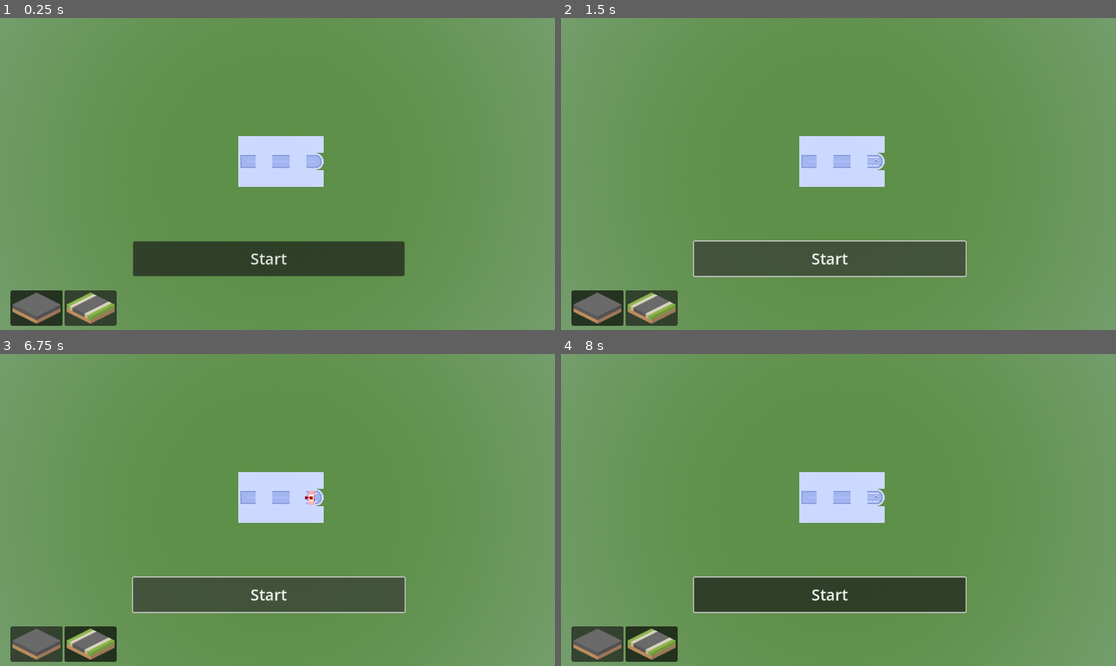
Above: before the commit, frames 1-4 (two rows, left to right).
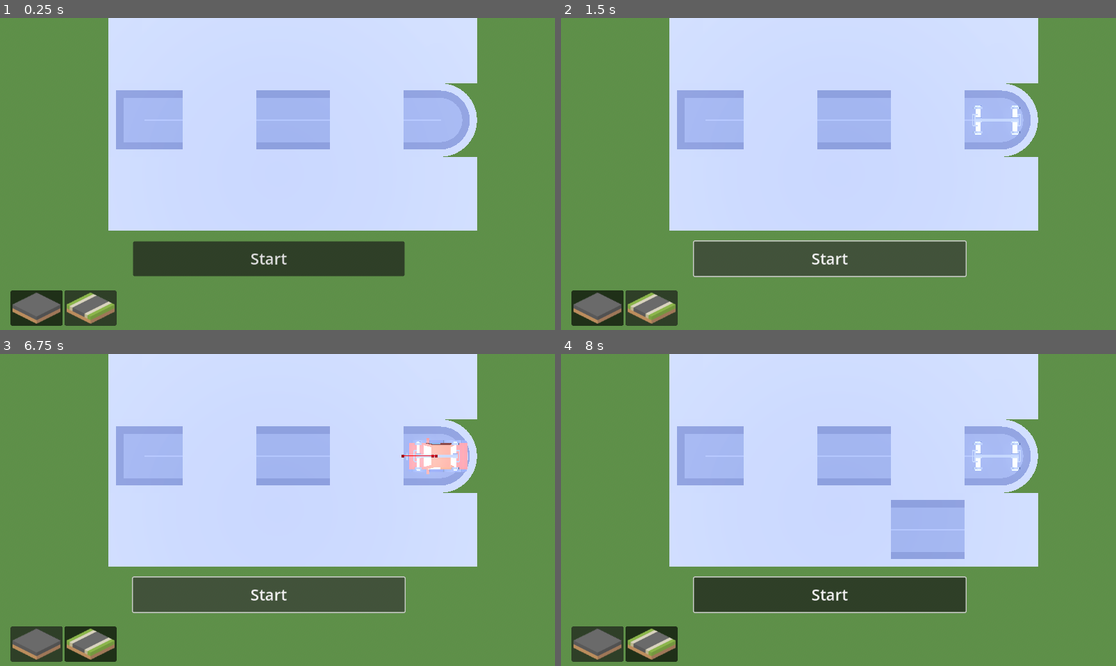
Above: after the commit, the same moments.

Repository: pixlpile/carchaos
Game: Godot game, scene res://scenes/stage_1.tscn
Two runs of this game, one before a commit and one after it. Both use one fixed random seed, a clock stepped at 60 frames per second and the inputs below. This scene is started directly instead of the project's main scene.
Inputs (mouse positions are in pixels of both pictures, inside the frame that each line leads up to):
- Up to frame 1 (0.25 s): no input
- Up to frame 2 (1.5 s): click "Start" at 0.5 s; click "Start" at 1.25 s
- Up to frame 3 (6.75 s): click (38, 644) at 2.02 s; click (88, 644) at 2.75 s; click (38, 644) at 3.52 s; click (88, 644) at 4.25 s; click (38, 644) at 5.02 s; click (88, 644) at 5.75 s; click "Start" at 6.5 s
- Up to frame 4 (8 s): tap Enter at 7.25 s; move the mouse to (960, 494) at 7.27 s; click (960, 494) at 7.35 s

The runs differ from the first frame. In frame 1, 54% of the frame differs, in the area x 0-100%, y 0-100%; in frame 2, 54%; in frame 3, 54%; in frame 4, 54%.

Commit message:
Improved pathfinding and collisions

Diff:
--- a/cars/sedan.tscn
+++ b/cars/sedan.tscn
@@ -6,14 +6,14 @@
 
 [sub_resource type="PhysicsMaterial" id="PhysicsMaterial_tqp6y"]
 friction = 0.1
-rough = true
-bounce = 0.1
 
-[sub_resource type="BoxShape3D" id="BoxShape3D_58m01"]
-size = Vector3(0.45, 0.5, 0.85)
+[sub_resource type="CapsuleShape3D" id="CapsuleShape3D_kob2w"]
+radius = 0.25
+height = 1.0
 
 [node name="Sedan" instance=ExtResource("1_f1w0m")]
 physics_material_override = SubResource("PhysicsMaterial_tqp6y")
+lock_rotation = true
 max_contacts_reported = 5
 contact_monitor = true
 script = ExtResource("2_xf1pq")
@@ -21,8 +21,8 @@
 explosion = ExtResource("3_sy7kp")
 
 [node name="CollisionShape3D" type="CollisionShape3D" parent="." index="5"]
-transform = Transform3D(1, 0, 0, 0, 1, 0, 0, 0, 1, 0, 0.249867, 0)
-shape = SubResource("BoxShape3D_58m01")
+transform = Transform3D(1, 0, 0, 0, -4.37114e-08, -1, 0, 1, -4.37114e-08, 0, 0.230767, 0)
+shape = SubResource("CapsuleShape3D_kob2w")
 
 [node name="NavigationAgent3D" type="NavigationAgent3D" parent="." index="6"]
 path_desired_distance = 0.3
--- a/scenes/pathfinding.tscn
+++ b/scenes/pathfinding.tscn
@@ -24,6 +24,8 @@
 cell_height = 0.01
 agent_height = 1.0
 agent_radius = 0.4
+
+[sub_resource type="PhysicsMaterial" id="PhysicsMaterial_xhh8f"]
 
 [sub_resource type="BoxMesh" id="BoxMesh_06hqu"]
 size = Vector3(1, 1, 4)
@@ -55,6 +57,7 @@
 
 [node name="Box" type="StaticBody3D" parent="NavigationRegion3D"]
 transform = Transform3D(1, 0, 0, 0, 1, 0, 0, 0, 1, -4, -0.5, 5.5)
+physics_material_override = SubResource("PhysicsMaterial_xhh8f")
 
 [node name="Mesh" type="MeshInstance3D" parent="NavigationRegion3D/Box"]
 mesh = SubResource("BoxMesh_06hqu")
@@ -90,7 +93,7 @@
 transform = Transform3D(1, 0, 0, 0, -4.37114e-08, 1, 0, -1, -4.37114e-08, 2, 7, 0)
 
 [node name="Spawner" type="Node3D" parent="." node_paths=PackedStringArray("end_point")]
-transform = Transform3D(1, 0, 0, 0, 1, 0, 0, 0, 1, 0, 0, 3.9029)
+transform = Transform3D(1, 0, 0, 0, 1, 0, 0, 0, 1, 0, 1, 3.64839)
 script = ExtResource("2_waa2m")
 obj_path = ExtResource("1_aacoc")
 end_point = NodePath("../Target")
--- a/scenes/red_spawner.gd
+++ b/scenes/red_spawner.gd
@@ -7,6 +7,7 @@
 	var loaded_scene = load(obj_path.resource_path)
 	var world = get_parent_node_3d()
 	var instance = loaded_scene.instantiate() as Vehicle
-	instance.position = position
+	instance.position = global_position
+	instance.rotation = global_rotation
 	instance.set_target(end_point.position)
 	world.add_child(instance)
--- a/scenes/stage_1.tscn
+++ b/scenes/stage_1.tscn
@@ -51,10 +51,10 @@
 script = ExtResource("2_msobk")
 
 [node name="Camera3D" type="Camera3D" parent="player"]
-transform = Transform3D(-1, 8.74228e-08, 3.82137e-15, 0, -4.37114e-08, 1, 8.74228e-08, 1, 4.37114e-08, 0.708586, 8.00156, -1.23157)
+transform = Transform3D(-1, 8.74228e-08, 3.82137e-15, 0, -4.37114e-08, 1, 8.74228e-08, 1, 4.37114e-08, 0.709, 3, -1.232)
 projection = 1
 current = true
-size = 18.277
+size = 4.232
 
 [node name="CanvasGroup" type="CanvasGroup" parent="."]
 
@@ -86,7 +86,7 @@
 text = "Start"
 
 [node name="red_spawner" type="Node3D" parent="." node_paths=PackedStringArray("end_point")]
-transform = Transform3D(1, 0, 0, 0, 1, 0, 0, 0, 1, -1.27877, 0, -0.5)
+transform = Transform3D(-4.37114e-08, 0, 1, 0, 1, 0, -1, 0, -4.37114e-08, -1.27877, 0, -0.5)
 script = ExtResource("10_o3wgt")
 obj_path = ExtResource("10_f2kik")
 end_point = NodePath("../red_end")
--- a/scripts/vehicle.gd
+++ b/scripts/vehicle.gd
@@ -7,6 +7,7 @@
 @export var explosion : PackedScene
 var target: Vector3
 var current_waypoint: Vector3
+var current_angle: float
 var direction: Vector3
 var skip = true
 var have_set_target = true
@@ -26,24 +27,24 @@
 		skip = false
 		return
 	if have_set_target:
-		print(target)
 		navigation.target_position = target
 		have_set_target = false
 		return
 
 	if navigation.is_target_reachable() && not navigation.is_navigation_finished():
 		var next_pos = navigation.get_next_path_position()
-		next_pos.y = position.y
-		direction = (next_pos - position).normalized()
 		if (next_pos != current_waypoint):
 			current_waypoint = next_pos
-			if inverse_rotation:
-				var look_pos = -direction + position
-				look_at(look_pos)
-			else:
-				look_at(next_pos)
-			var magnitude = linear_velocity.length()
-			linear_velocity = magnitude * direction
+			var angle = Quaternion(direction, global_position.direction_to(current_waypoint)).get_euler().y
+			direction = global_position.direction_to(current_waypoint)
+			if absf(current_angle - angle) > .1:
+				current_angle = angle
+				if inverse_rotation:
+					look_at(-direction + position)
+				else:
+					look_at(next_pos)
+				var magnitude = linear_velocity.length()
+				linear_velocity = magnitude * direction
 		apply_force(direction * speed * delta)
 
 	if not navigation.is_target_reachable():
Not shown: 1 places in scenes/pathfinding.tscn that only renumber resources
